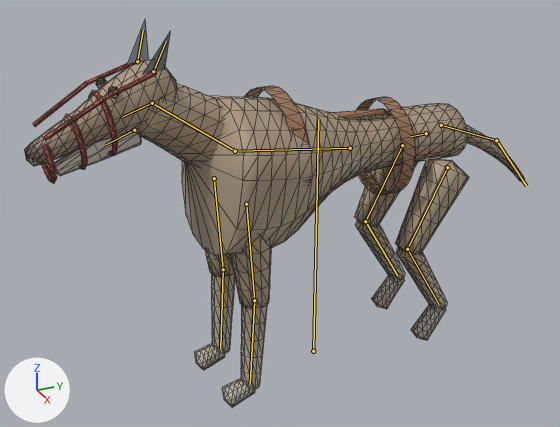
The glTF model assets/creatures/raid_hound/raid_hound.glb, before and after one commit.
Rendered twice from a 50 mm lens placed at (2.0, -0.958, 1.546), pointed at (-0.049, -0.036, 0.522). Lighting does not change. The marker at lower left points along +X, +Y and +Z. The picture after the commit comes second. Both versions are drawn at frame 2 of the action 'hit'; the numbers are the values there. The bones that change, and the others that lie on the model, are drawn over the model as lines. Mesh edges are drawn as thin lines.

The first picture shows 'raid_hound'.
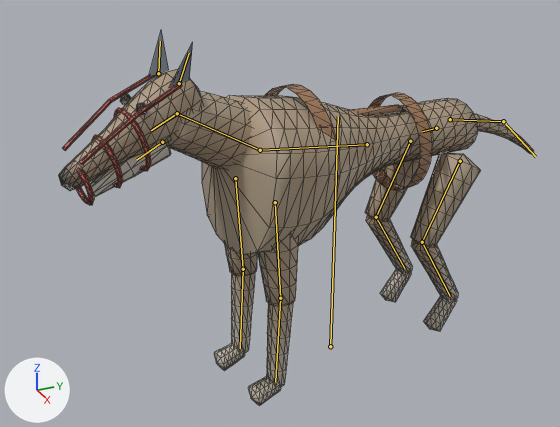
Location of each change, [x1, y1, x2, y2] in pixels of the pictures (560 x 427 px):
'raid_hound', posed: before [24, 19, 524, 408]; after [58, 31, 534, 406]
bone 'root', root to tip: before (313, 351) to (318, 119); after (330, 346) to (338, 116)
bone 'neck', root to tip: before (235, 151) to (152, 103); after (260, 150) to (177, 113)
bone 'tail0', root to tip: before (441, 125) to (496, 140); after (450, 119) to (503, 121)

What the commit changed:
Bone 'root' (bone_root) moves from (0.0, 0.0, -0.069) to (0.0, 0.0, -0.136).
Bone 'root' (bone_root) turns from (0, 5, 0) to (0, 9, 0) degrees about its own x, y and z.
Bone 'neck' (bone_neck) turns from (6, 0, 0) to (11, 0, 0) degrees about its own x, y and z.
Bone 'tail0' (bone_tail0) turns from (10, 0, 0) to (19, 0, 0) degrees about its own x, y and z.
